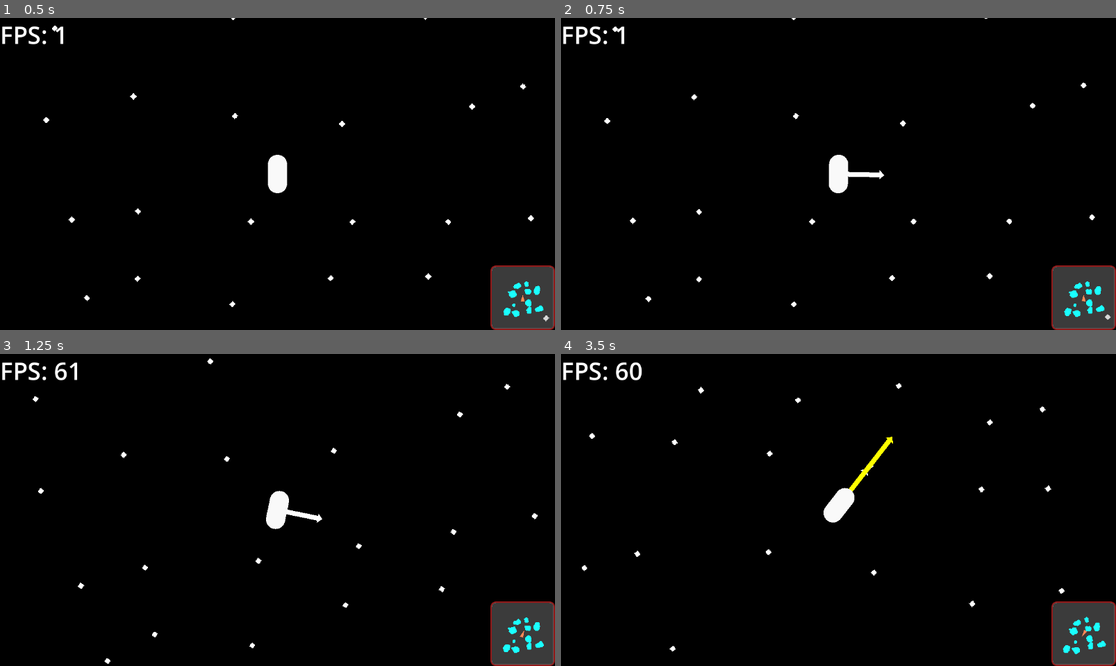
Above: before the commit, frames 1-4 (two rows, left to right).
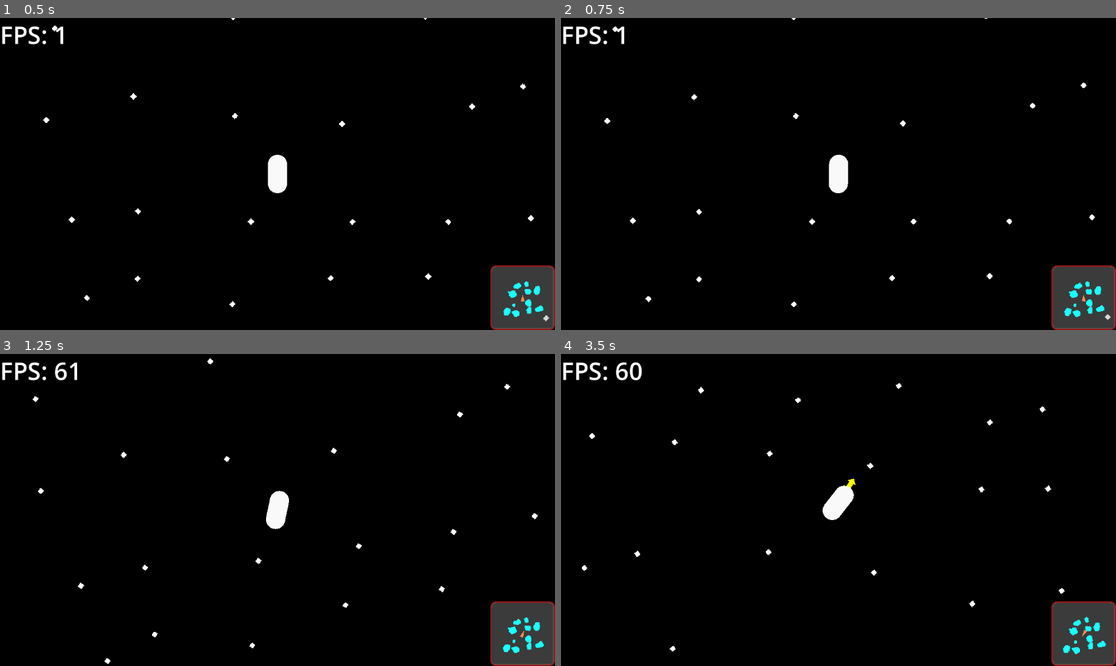
Above: after the commit, the same moments.

Repository: coolspacegame/game
Game: Godot game, scene res://node_2d.tscn
Same seed, same stepped clock (60 frames per second), same inputs: the game is played once before the commit and once after it.
Inputs (mouse positions are in pixels of both pictures, inside the frame that each line leads up to):
- Up to frame 1 (0.5 s): no input
- Up to frame 2 (0.75 s): tap Enter at 0.5 s; move the mouse to (960, 158) at 0.52 s; hold D (skelly_input_action_right) from 0.53 s (still down); click (960, 158) at 0.6 s
- Up to frame 3 (1.25 s): keep holding D (skelly_input_action_right); tap Space (skelly_input_action_jump) at 0.77 s
- Up to frame 4 (3.5 s): move the mouse to (727, 525) at 1.27 s; release D (skelly_input_action_right) at 1.28 s; hold S (skelly_input_action_backward) 1.28-2.03 s; right-click (727, 525) at 1.35 s; tap Space (skelly_input_action_jump) at 1.52, 3.02 s; move the mouse to (894, 441) at 2.02 s; hold D (skelly_input_action_right) 2.03-2.78 s; tap E (skelly_input_action_2) at 2.1 s; move the mouse to (810, 572) at 2.77 s; hold W (skelly_input_action_forward) from 2.78 s (still down); tap I (skelly_input_action_3) at 2.85 s

Frame 1 is identical in both runs. In frame 2, 0.1% of the frame differs, in the area x 51-59%, y 48-52%; in frame 3, 0.1%; in frame 4, 0.4%, in the area x 47-60%, y 26-55%.

Commit message:
more or less fixed sliding, but now have other issues

Diff:
--- a/scenes/the_character.tscn
+++ b/scenes/the_character.tscn
@@ -20,7 +20,7 @@
 radius = 25.0
 
 [sub_resource type="PhysicsMaterial" id="PhysicsMaterial_jkqiv"]
-rough = true
+friction = 0.25
 
 [sub_resource type="CapsuleShape2D" id="CapsuleShape2D_ec718"]
 radius = 20.0
--- a/scripts/TheCamera.gd
+++ b/scripts/TheCamera.gd
@@ -3,7 +3,7 @@
 signal position_updated(position: Vector2)
 
 const LINEAR_SPRING_CONSTANT := 50.0
-const LINEAR_DAMPING_CONSTANT := 5.0
+const LINEAR_DAMPING_CONSTANT := 10.0
 const ANGULAR_SPRING_CONSTANT := 10000.0
 const ANGULAR_DAMPING_CONSTANT := 3500.0
 
--- a/scripts/TheCharacter.gd
+++ b/scripts/TheCharacter.gd
@@ -33,17 +33,17 @@
 
 var _remaining_jumping_time := MAX_JUMPING_TIME
 
-var _rotation_adjustment_filter := []
+var _net_force_filter := []
 
 var _arrows_to_draw: Array[Dictionary] = []
 
 ## Scale of the gravititational force from asteroids on the character
 const GRAVITATIONAL_CONSTANT := 1.0
-const ROTATION_ADJUSTMENT_FILTER_SIZE := 60
-const MAX_JUMPING_TIME := 0.5
+const FORCE_FILTER_SIZE      := 6
+const MAX_JUMPING_TIME       := 0.5
 const HORIZONTAL_JUMP_SCALE := 0.80
-const AUTOMATIC_ROTATION_TORQUE_SPRING_CONSTANT := 10000000.0
-const AUTOMATIC_ROTATION_TORQUE_DAMPING_CONSTANT := 1000000.0
+const AUTOMATIC_ROTATION_TORQUE_SPRING_CONSTANT := 20000000.0
+const AUTOMATIC_ROTATION_TORQUE_DAMPING_CONSTANT := 3000000.0
 const REQUESTED_MOVEMENT_FORCE_SCALE := 20000.0
 const REQUESTED_MOVEMENT_TORQUE_SCALE := 100000.0
 const DEBUG_INDICATOR_LINE_WIDTH := 10.0
@@ -104,17 +104,17 @@
             _nearby_asteroids.erase(body.get_rid())
 
 func _init() -> void:
-    for i in range(ROTATION_ADJUSTMENT_FILTER_SIZE):
-        _rotation_adjustment_filter.append(0.0)
-
-func _update_rotation_adjustment_filter(angle_delta: float) -> float:
-    _rotation_adjustment_filter.append(angle_delta)
-    _rotation_adjustment_filter.pop_front()
-
-    var sum := 0.0
-    for value in _rotation_adjustment_filter:
+    for i in range(FORCE_FILTER_SIZE):
+        _net_force_filter.append(Vector2.ZERO)
+
+func _update_net_force_filter(net_force: Vector2) -> Vector2:
+    _net_force_filter.append(net_force)
+    _net_force_filter.pop_front()
+
+    var sum := Vector2.ZERO
+    for value in _net_force_filter:
         sum += value
-    return sum / _rotation_adjustment_filter.size()
+    return sum / _net_force_filter.size()
 
 func _physics_process(delta: float) -> void:
     # in this section we are seeking the strongest gravitational pull of the nearby asteroids,
@@ -178,7 +178,7 @@
 
     var jumping_force := Vector2.ZERO
     var walking_force := Vector2.ZERO
-    var surface_tangent := Vector2.ZERO
+    var adjusted_gravity_force := strongest_gravity_force
 
     character_body.freeze = false
 
@@ -192,6 +192,7 @@
         var proximity_detector_shape_rect := proximity_detector_shape.get_rect()
 
         var surface_normal_sum := Vector2.ZERO
+        var surface_position_sum := Vector2.ZERO
         var surface_normal_count := 0
         var offset_range_size := character_shape.get_rect().size.x
         var offset_range_idx_start_inclusive := -1
@@ -207,11 +208,20 @@
 
             if rotation_ray_query_result.size() > 0:
                 surface_normal_sum += rotation_ray_query_result.normal.normalized()
+                surface_position_sum += rotation_ray_query_result.position
                 surface_normal_count += 1
 
         if surface_normal_count > 0:
             var surface_normal := surface_normal_sum.normalized()
+            var surface_position := surface_position_sum / surface_normal_count
             var surface_normal_negated := -surface_normal
+            var surface_tangent := surface_normal.rotated(PI / 2)
+
+            var surface_vector := surface_position - character_body.global_position
+            var surface_distance := surface_vector.length()
+            var surface_distance_normalized := surface_distance / (proximity_detector_shape_rect.size.y / 2.0)
+            var surface_distance_normalized_clamped := clamp(surface_distance_normalized, 0.0, 1.0) as float
+            adjusted_gravity_force = strongest_gravity_force.length() * lerp(surface_normal_negated.normalized(), strongest_gravity_force.normalized(), surface_distance_normalized_clamped)
 
             # angle of the normal vector relative to +x
             var normal_vector_angle := atan2(surface_normal_negated.y, surface_normal_negated.x)
@@ -223,7 +233,10 @@
             if abs(angle_delta) > PI:
                 angle_delta -= sign(angle_delta) * TAU
 
-            character_body.global_rotation = _update_rotation_adjustment_filter(character_body.global_rotation + angle_delta)
+            character_body.apply_torque(
+                AUTOMATIC_ROTATION_TORQUE_SPRING_CONSTANT * angle_delta
+                - AUTOMATIC_ROTATION_TORQUE_DAMPING_CONSTANT * character_body.angular_velocity
+            )
 
             var shape_query := PhysicsShapeQueryParameters2D.new()
 
@@ -232,18 +245,17 @@
             shape_query.transform = character_body.global_transform
             shape_query.collide_with_bodies = true
             shape_query.collision_mask = collision_mask
-            shape_query.margin = 5.0
+            shape_query.margin = 15.0
 
             var shape_query_result := space_state.get_rest_info(shape_query)
 
-            surface_tangent = surface_normal.rotated(PI / 2)
-            walking_force = WALKING_MOVEMENT_FORCE_SCALE * _requested_movement.x * surface_tangent
-
-            var asteroid_vel := Vector2.ZERO
+
+#            var asteroid_vel := Vector2.ZERO
 
             # if the query result dictionary has entries, then there was a hit
             if shape_query_result.size() > 0:
 
+                walking_force = WALKING_MOVEMENT_FORCE_SCALE * _requested_movement.x * surface_tangent
 
                 if not _is_jumping and _requested_jump:
                     jumping_force = (
@@ -254,18 +266,15 @@
                     )
                     _is_jumping = true
 
-                asteroid_vel = shape_query_result.linear_velocity
-
-#                var normal_force_magnitude = abs(strongest_gravity_force.dot(surface_normal))
-#                var friction_coefficient := 0.1
-#                net_force += min(normal_force_magnitude, (character_body.linear_velocity / delta).length()) * surface_tangent * -1.0 * sign(character_body.linear_velocity.dot(surface_tangent))
-#                net_force += normal_force_magnitude * surface_tangent * -1.0 * sign(character_body.linear_velocity.dot(surface_tangent))
-
-                if (walking_force + jumping_force).length() < 0.01:
-                    character_body.linear_velocity = asteroid_vel
-                    net_force += -1.0 * summed_gravity_force.dot(surface_tangent) * surface_tangent
-
-    net_force += walking_force + jumping_force + strongest_gravity_force
+#                asteroid_vel = shape_query_result.linear_velocity
+
+                # if walking, then we will apply a force to negate gravity. This is to reduce friction and allow walking
+                if walking_force.length() > 0.01:
+                    net_force -= adjusted_gravity_force.dot(surface_normal) * surface_normal
+
+
+    net_force +=  walking_force + jumping_force + adjusted_gravity_force
+    var net_force_filtered := _update_net_force_filter(net_force)
 
     if _is_jumping:
         # update the remaining jumping time, such that it will run out after some time
@@ -312,31 +321,31 @@
 
     character_body.apply_central_force(net_force)
 
-    var arrow_vector_force  := (
-        _requested_movement.y
-        * Vector2.DOWN.rotated(character_body.rotation)
-        * DEBUG_INDICATOR_LINE_LENGTH
-    )
-    var arrow_vector_torque := (
-        _requested_movement.x
-        * Vector2.RIGHT.rotated(character_body.rotation)
-        * DEBUG_INDICATOR_LINE_LENGTH
-    )
-
-    var arrow_vector_input_force := net_force * 0.0001 * DEBUG_INDICATOR_LINE_LENGTH
+#    var arrow_vector_force  := (
+#        _requested_movement.y
+#        * Vector2.DOWN.rotated(character_body.rotation)
+#        * DEBUG_INDICATOR_LINE_LENGTH
+#    )
+#    var arrow_vector_torque := (
+#        _requested_movement.x
+#        * Vector2.RIGHT.rotated(character_body.rotation)
+#        * DEBUG_INDICATOR_LINE_LENGTH
+#    )
+
+    var arrow_vector_input_force := net_force_filtered.normalized() * clampf( net_force_filtered.length() * 0.002, 50.0, 300.0)
 
     _arrows_to_draw.clear()
     if _show_debug_indicators:
-        _arrows_to_draw.append({
-            "from": character_body.global_position,
-            "to": character_body.global_position + arrow_vector_force,
-            "color": Color.WHITE,
-        })
-        _arrows_to_draw.append({
-            "from": character_body.global_position,
-            "to": character_body.global_position + arrow_vector_torque,
-            "color": Color.WHITE,
-        })
+#        _arrows_to_draw.append({
+#            "from": character_body.global_position,
+#            "to": character_body.global_position + arrow_vector_force,
+#            "color": Color.WHITE,
+#        })
+#        _arrows_to_draw.append({
+#            "from": character_body.global_position,
+#            "to": character_body.global_position + arrow_vector_torque,
+#            "color": Color.WHITE,
+#        })
         _arrows_to_draw.append({
             "from": character_body.global_position,
             "to": character_body.global_position + arrow_vector_input_force,
